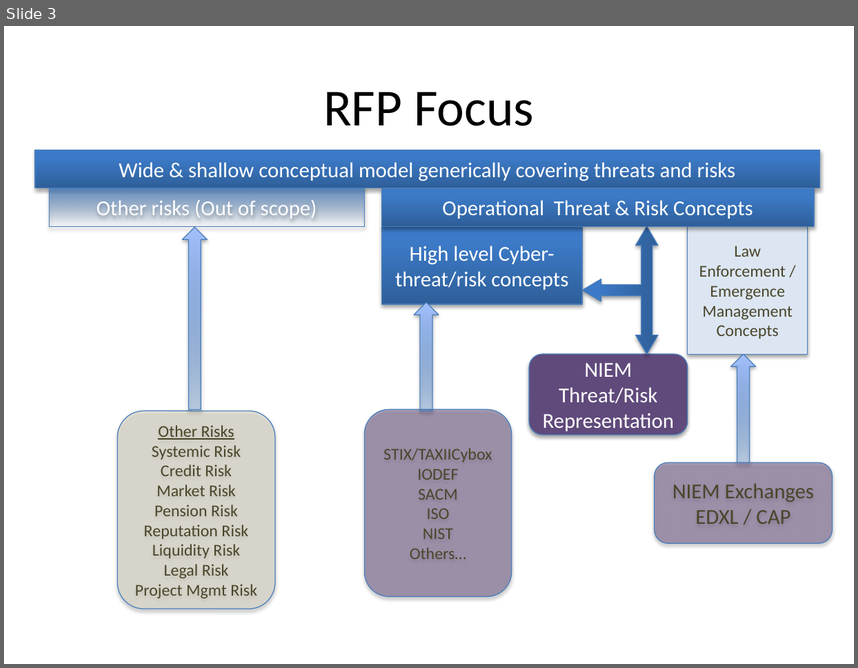
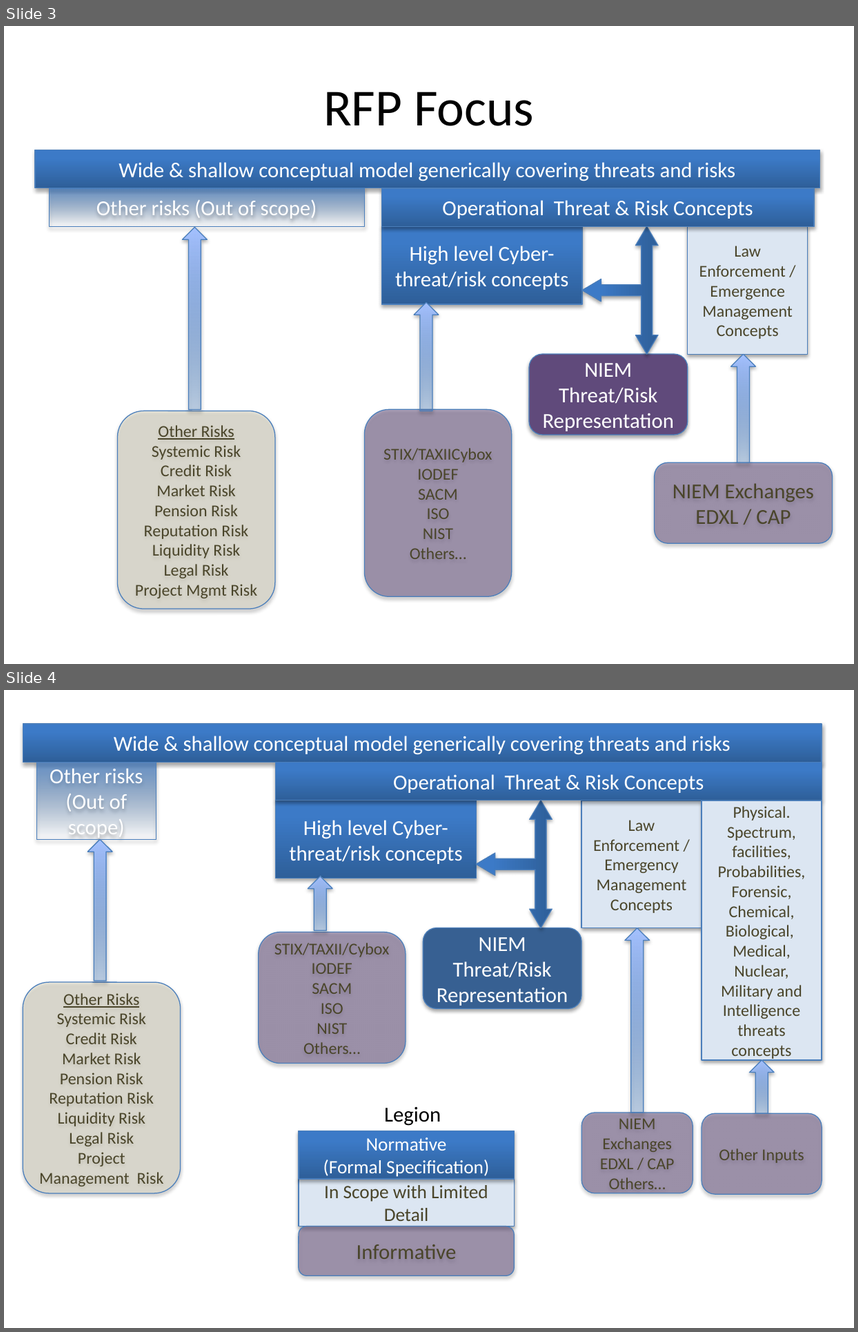
Before and after one commit to omg-threat-modeling/phase1, a slide deck: docs/RFP/Threat-Risk RFP Pictures.pptx. Shown one above the other, each under a label of ours: slide 3 before the commit, slides 3 and 4 after it. The pictures are 858x668 and 858x1332 pixels, drawn with LibreOffice and Linux fonts; fonts in the diff are those of the drawing. Boxes give left, top, right and bottom in pixels: in the first picture for what was removed or moved away, otherwise in the second. Text is boxed around its words. In the diff, an @@ line names an element or a change of style, - is before the commit and + after.

```diff
--- a/docs/RFP/Threat-Risk RFP Pictures.pptx
+++ b/docs/RFP/Threat-Risk RFP Pictures.pptx
@@ slide 4 added at <box>4,690,854,1328</box>, background #FFFFFF @@
@@ rectangle added at <box>23,724,822,762</box>, fill gradient #2F5F99 to #3D7CC7 to #3A7CCB, outline #4B7EBC 0.75 pt, 18 pt, text #FFFFFF @@
+Wide & shallow conceptual model generically covering threats and risks
@@ rectangle added at <box>37,762,156,840</box>, fill gradient #2F5F99 to #3D7CC7 to #3A7CCB, outline #4B7EBC 0.75 pt, 18 pt, text #FFFFFF @@
+Other risks (Out of scope)
@@ rectangle added at <box>276,762,822,800</box>, fill gradient #2F5F99 to #3D7CC7 to #3A7CCB, outline #4B7EBC 0.75 pt, 18 pt, text #FFFFFF @@
+Operational Threat & Risk Concepts
@@ rectangle added at <box>276,800,477,878</box>, fill gradient #2F5F99 to #3D7CC7 to #3A7CCB, outline #4B7EBC 0.75 pt, 18 pt, text #FFFFFF @@
+High level Cyber-threat/risk concepts
@@ left right up arrow added at <box>476,800,552,927</box>, fill gradient #2F5F99 to #3D7CC7 to #3A7CCB, outline #4B7EBC 0.75 pt @@
@@ rectangle added at <box>582,800,701,928</box>, fill #DCE6F2, outline #4B7EBC 0.75 pt, 14 pt, text #4A452A @@
+Law Enforcement / Emergency Management Concepts
@@ rectangle added at <box>702,800,822,1060</box>, fill #DCE6F2, outline #4B7EBC 0.75 pt, 14 pt, text #4A452A @@
+Physical. Spectrum, facilities,
+Probabilities, Forensic, Chemical, Biological, Medical, Nuclear, Military and Intelligence threats concepts
@@ up arrow added at <box>87,840,112,980</box>, fill gradient #3F80CE to #A4C4FF, outline #4B7EBC 0.75 pt @@
@@ up arrow added at <box>308,876,332,931</box>, fill gradient #3F80CE to #A4C4FF, outline #4B7EBC 0.75 pt @@
@@ rounded rectangle added at <box>258,932,406,1063</box>, fill #604A7B at 49% opacity, outline #4B7EBC 0.75 pt, 14 pt, text #4A452A @@
+STIX/TAXII/Cybox
+IODEF
+SACM
+ISO
+NIST
+Others…
@@ rounded rectangle added at <box>423,928,582,1009</box>, fill #376092, outline #4B7EBC 0.75 pt, 18 pt, text #FFFFFF @@
+NIEM Threat/Risk Representation
@@ up arrow added at <box>624,928,649,1112</box>, fill gradient #3F80CE to #A4C4FF, outline #4B7EBC 0.75 pt @@
@@ rounded rectangle added at <box>23,982,180,1192</box>, fill #DDD9C3 at 49% opacity, outline #4B7EBC 0.75 pt, 14 pt, text #4A452A @@
+Other Risks
+Systemic Risk
+Credit Risk
+Market Risk
+Pension Risk
+Reputation Risk
+Liquidity Risk
+Legal Risk
+Project Management Risk
@@ up arrow added at <box>749,1060,774,1114</box>, fill gradient #3F80CE to #A4C4FF, outline #4B7EBC 0.75 pt @@
@@ text added at <box>384,1107,441,1125</box>, 18 pt, text #000000 @@
+Legion
@@ rounded rectangle added at <box>582,1112,693,1193</box>, fill #604A7B at 49% opacity, outline #4B7EBC 0.75 pt, 14 pt, text #4A452A @@
+NIEM Exchanges
+EDXL / CAP
+Others…
@@ rounded rectangle added at <box>702,1114,822,1194</box>, fill #604A7B at 49% opacity, outline #4B7EBC 0.75 pt, 14 pt, text #4A452A @@
+Other Inputs
@@ rectangle added at <box>299,1130,515,1178</box>, fill gradient #2F5F99 to #3D7CC7 to #3A7CCB, outline #4B7EBC 0.75 pt, 16 pt, text #FFFFFF @@
+Normative
+(Formal Specification)
@@ rectangle added at <box>299,1179,515,1226</box>, fill #DCE6F2, outline #4B7EBC 0.75 pt, 16 pt, text #4A452A @@
+In Scope with Limited Detail
@@ rounded rectangle added at <box>299,1225,515,1275</box>, fill #604A7B at 49% opacity, outline #4B7EBC 0.75 pt, 18 pt, text #4A452A @@
+Informative
```
Also in this commit, not shown: 3 other files.
